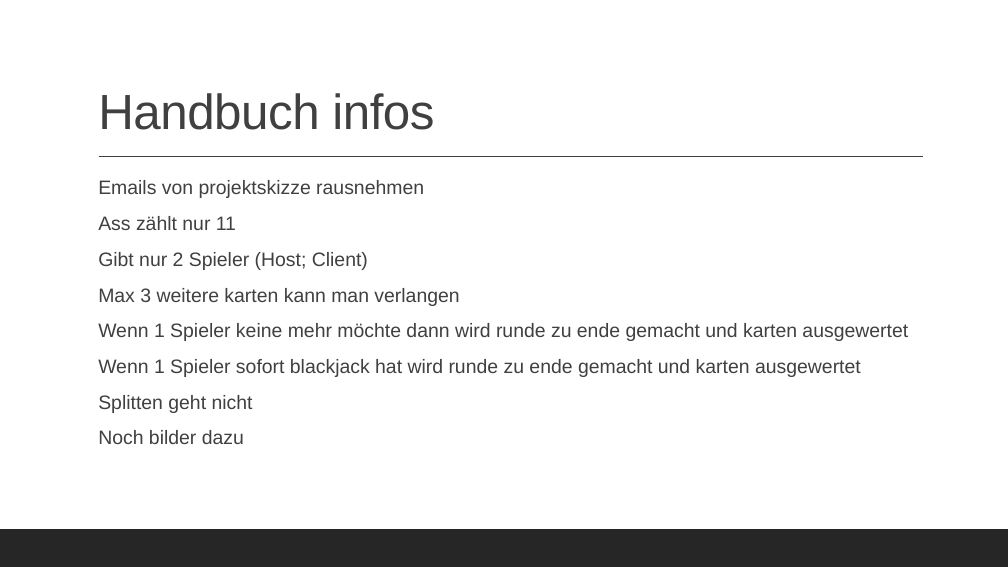
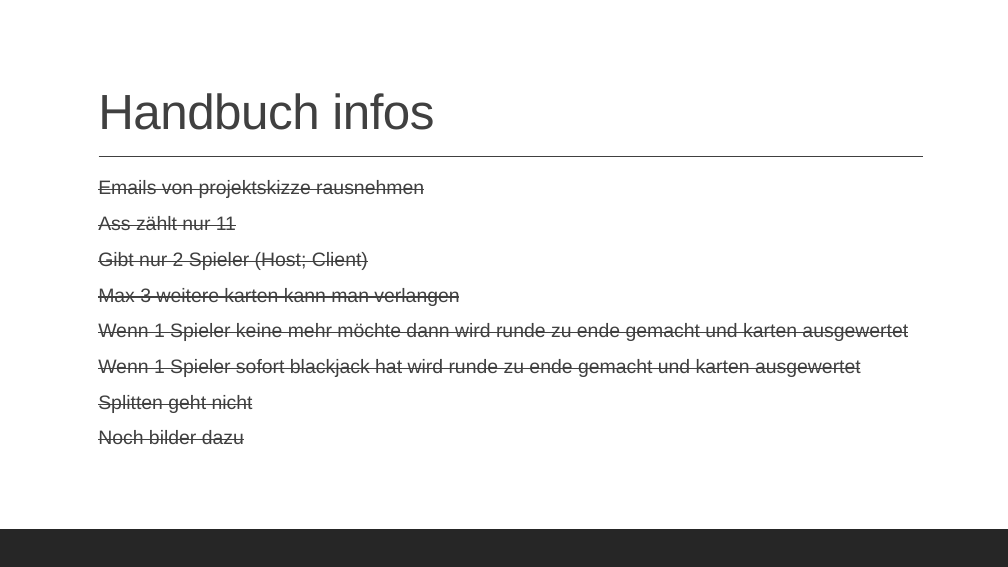
Before and after one commit to KraupaMario/DV-Projekt, a slide deck: slide 10 of 4_Praesentation/DV-Projekt.pptx. Drawn at 1008x567 pixels with LibreOffice and Linux fonts; fonts in the diff are those of the drawing. Boxes give left, top, right and bottom in pixels: in the first picture for what was removed or moved away, otherwise in the second. Text is boxed around its words. In the diff, an @@ line names an element or a change of style, - is before the commit and + after.

Commit message:
Fertigstellung Handbuch+Bearbeiten Präsentation

```diff
--- a/4_Praesentation/DV-Projekt.pptx
+++ b/4_Praesentation/DV-Projekt.pptx
@@ text "Emails von projektskizze rausnehmen" at bbox=[98, 180, 908, 444]: strikethrough on @@
```
Also in this commit, not shown: 2 other slides changed, 8 other files.
